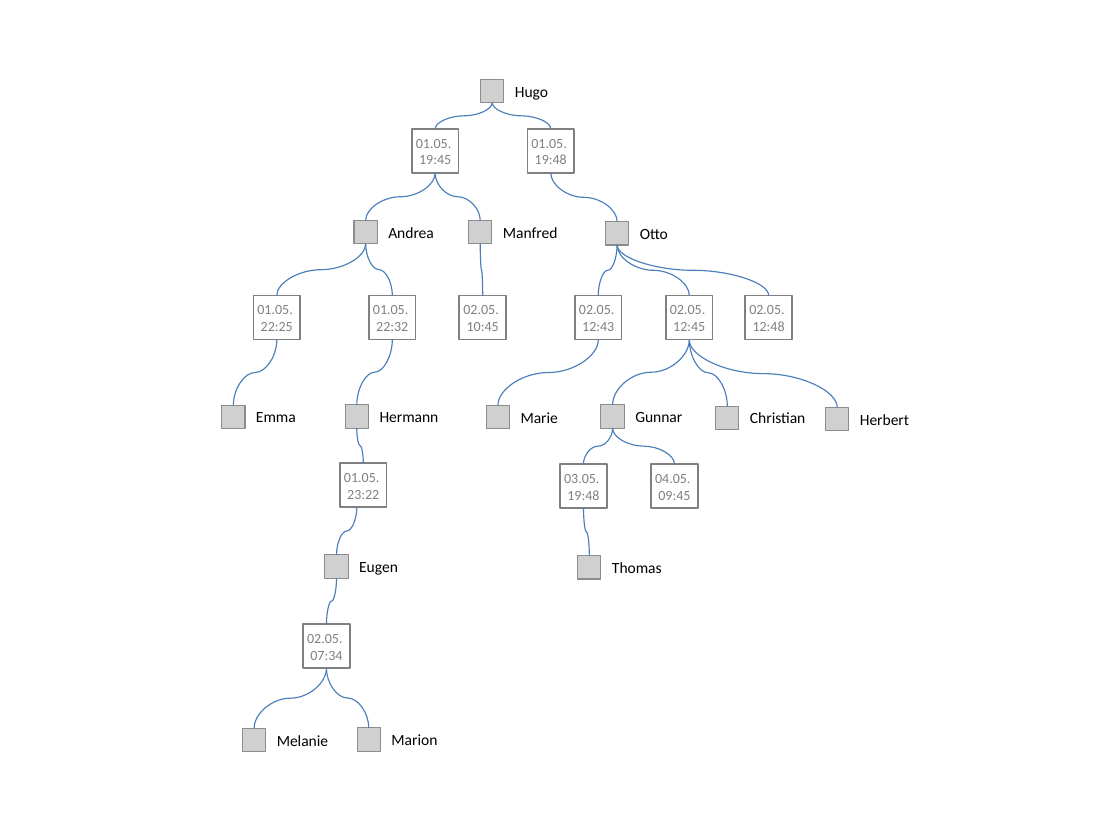
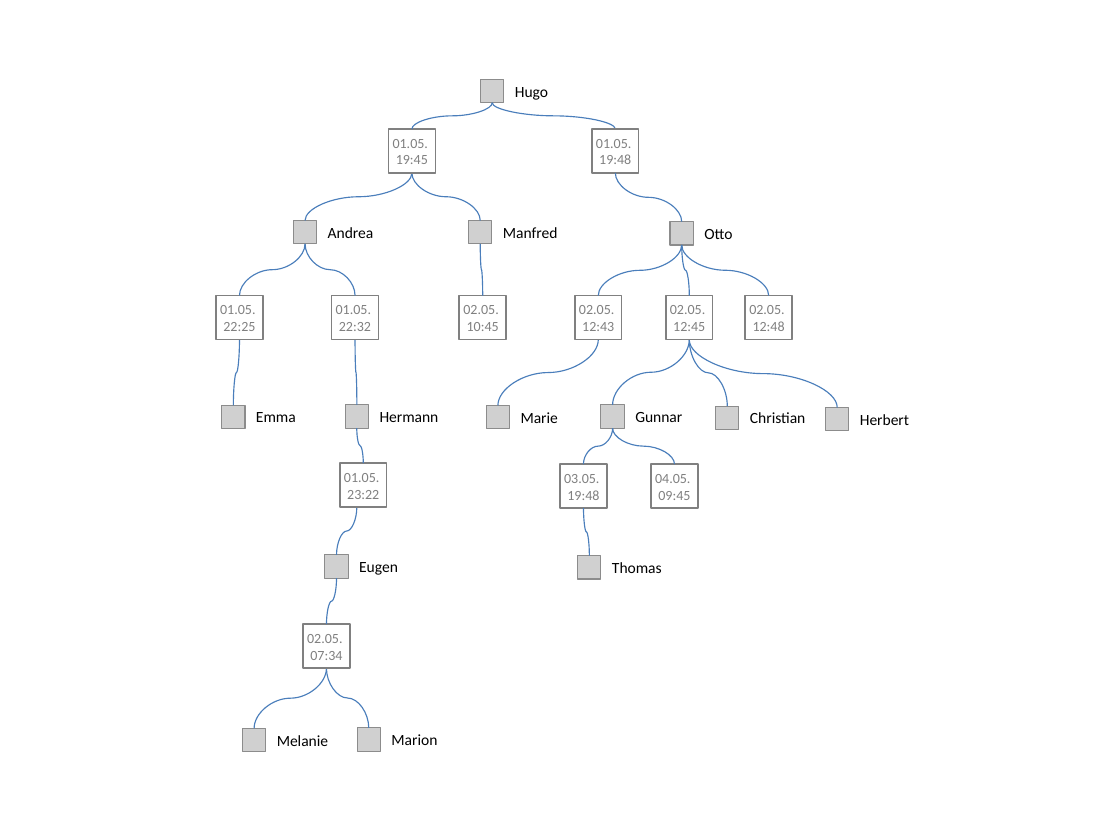
Before and after one commit to MoritzTheile/com.supeyou, a slide deck: slide 1 of com.supeyou.core.impl/src/main/java/com/supeyou/core/impl/initialdata/doc-files/testdata.pptx. Drawn at 1120x840 pixels with LibreOffice and Linux fonts; fonts in the diff are those of the drawing; grey boxes stand for pictures. Boxes give left, top, right and bottom in pixels: in the first picture for what was removed or moved away, otherwise in the second. Text is boxed around its words. In the diff, an @@ line names an element or a change of style, - is before the commit and + after.

```diff
--- a/com.supeyou.core.impl/src/main/java/com/supeyou/core/impl/initialdata/doc-files/testdata.pptx
+++ b/com.supeyou.core.impl/src/main/java/com/supeyou/core/impl/initialdata/doc-files/testdata.pptx
@@ curved line moved from (493, 103) - (436, 129) to (493, 103) - (412, 129) @@
@@ curved line moved from (493, 103) - (551, 129) to (493, 103) - (615, 129) @@
@@ rectangle "01.05." moved from (x1=412, y1=129, x2=459, y2=172) to (x1=389, y1=129, x2=436, y2=172) @@
@@ curved line moved from (436, 174) - (365, 221) to (412, 174) - (305, 221) @@
@@ curved line moved from (436, 174) - (480, 221) to (412, 174) - (480, 221) @@
@@ 1 picture, 1 rectangle, 1 text, 1 curved line moved together from (x1=528, y1=129, x2=668, y2=245) to (x1=591, y1=129, x2=732, y2=245) @@
@@ picture moved from (x1=354, y1=221, x2=377, y2=244) to (x1=293, y1=221, x2=317, y2=244) @@
@@ text "Andrea" moved from (x1=388, y1=227, x2=434, y2=238) to (x1=328, y1=227, x2=374, y2=238) @@
@@ curved line moved from (365, 244) - (277, 296) to (305, 244) - (240, 296) @@
@@ curved line moved from (365, 244) - (392, 296) to (305, 244) - (355, 296) @@
@@ curved line moved from (617, 245) - (598, 296) to (682, 245) - (598, 296) @@
@@ curved line moved from (617, 245) - (768, 296) to (682, 245) - (768, 296) @@
@@ curved line moved from (617, 245) - (689, 296) to (682, 245) - (689, 296) @@
@@ rectangle "01.05." moved from (x1=253, y1=296, x2=300, y2=339) to (x1=216, y1=296, x2=263, y2=339) @@
@@ rectangle "01.05." moved from (x1=368, y1=296, x2=416, y2=339) to (x1=332, y1=296, x2=379, y2=339) @@
@@ curved line moved from (277, 339) - (233, 405) to (240, 339) - (233, 405) @@
@@ curved line moved from (392, 339) - (357, 404) to (355, 339) - (357, 404) @@
```
Also in this commit, not shown: 9 other files.
